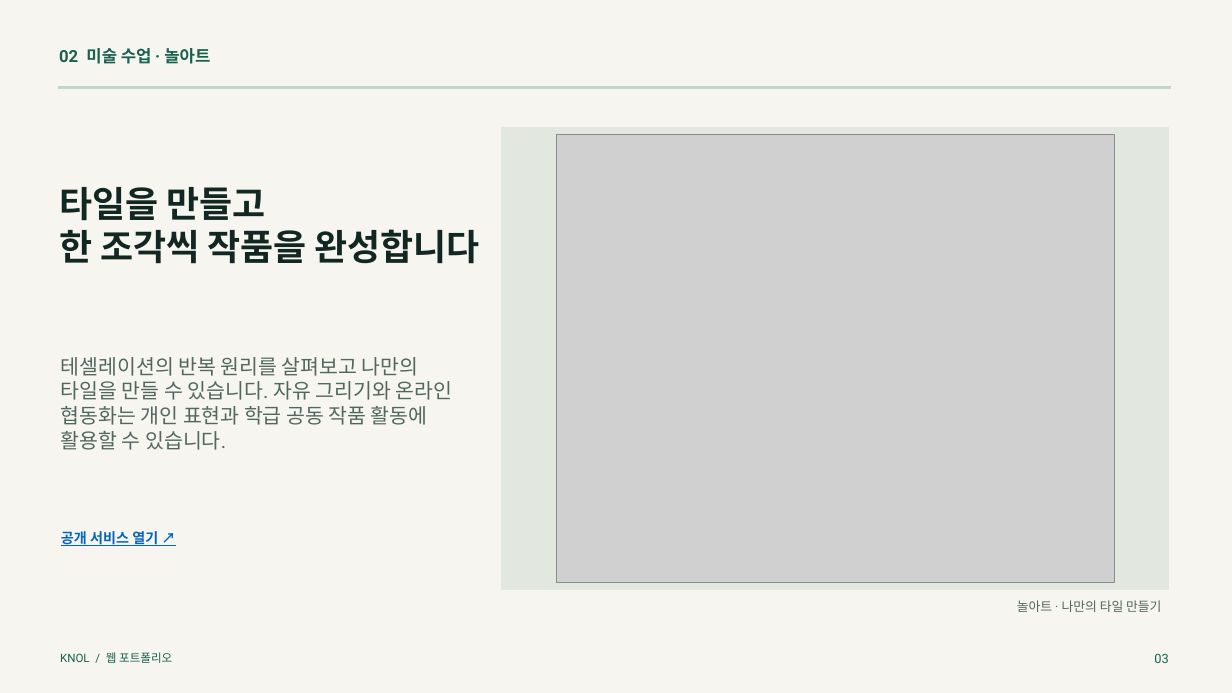
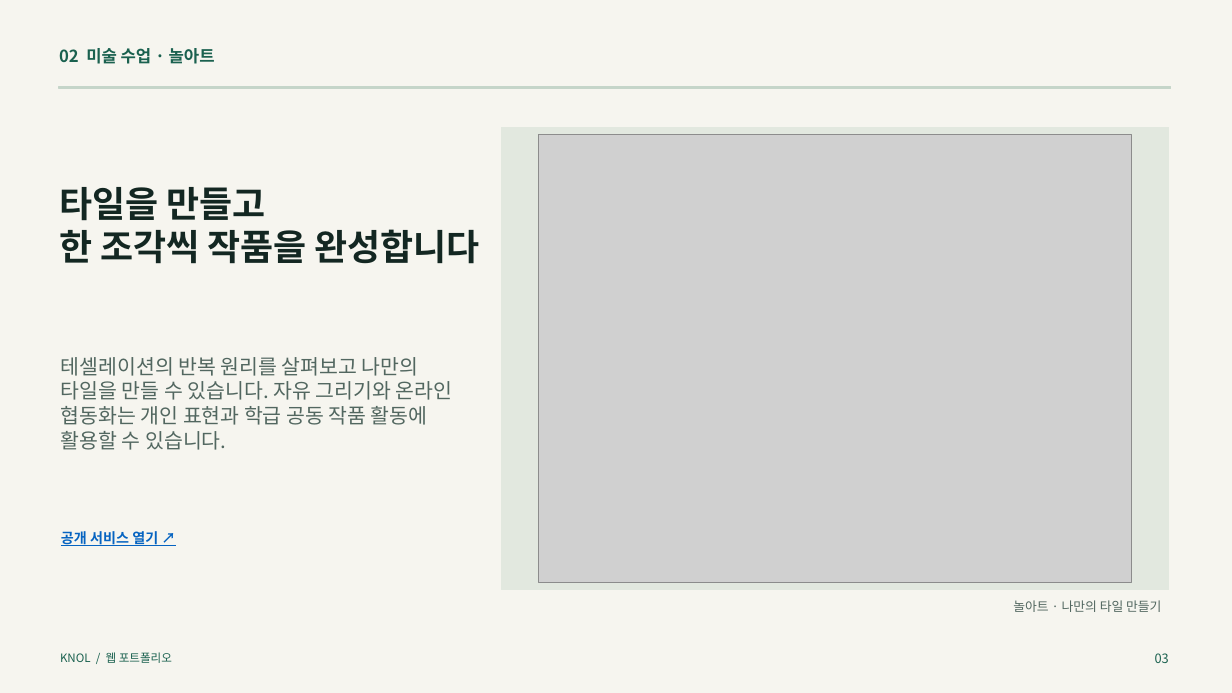
Before and after one commit to LUCKYBRIDGE/i-scream, a slide deck: slide 3 of deliverables/knol-portfolio.pptx. Drawn at 1232x693 pixels with LibreOffice and Linux fonts; fonts in the diff are those of the drawing; grey boxes stand for pictures. Boxes give left, top, right and bottom in pixels: in the first picture for what was removed or moved away, otherwise in the second. Text is boxed around its words. In the diff, an @@ line names an element or a change of style, - is before the commit and + after.

```diff
--- a/deliverables/knol-portfolio.pptx
+++ b/deliverables/knol-portfolio.pptx
@@ picture: place and size @@
-picture at (556,135,1115,582)
+picture at (539,135,1132,582)
@@ font Roboto to Noto Sans CJK KR in 4 elements at (59,48,215,64), (1013,600,1161,612), (60,652,172,663), (1155,653,1169,663) @@
```
Also in this commit, not shown: 8 other slides changed, 8 other files.
